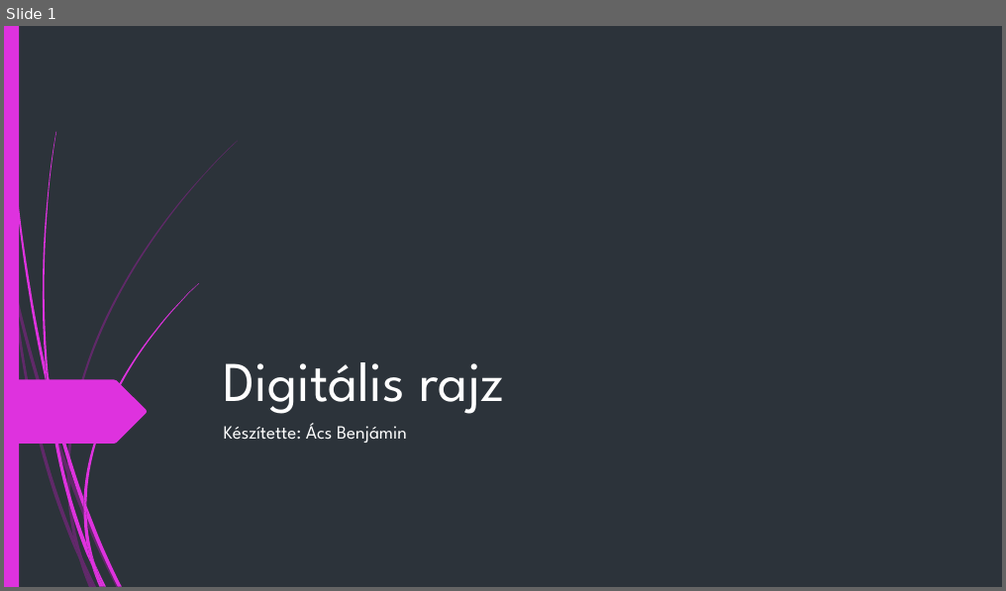
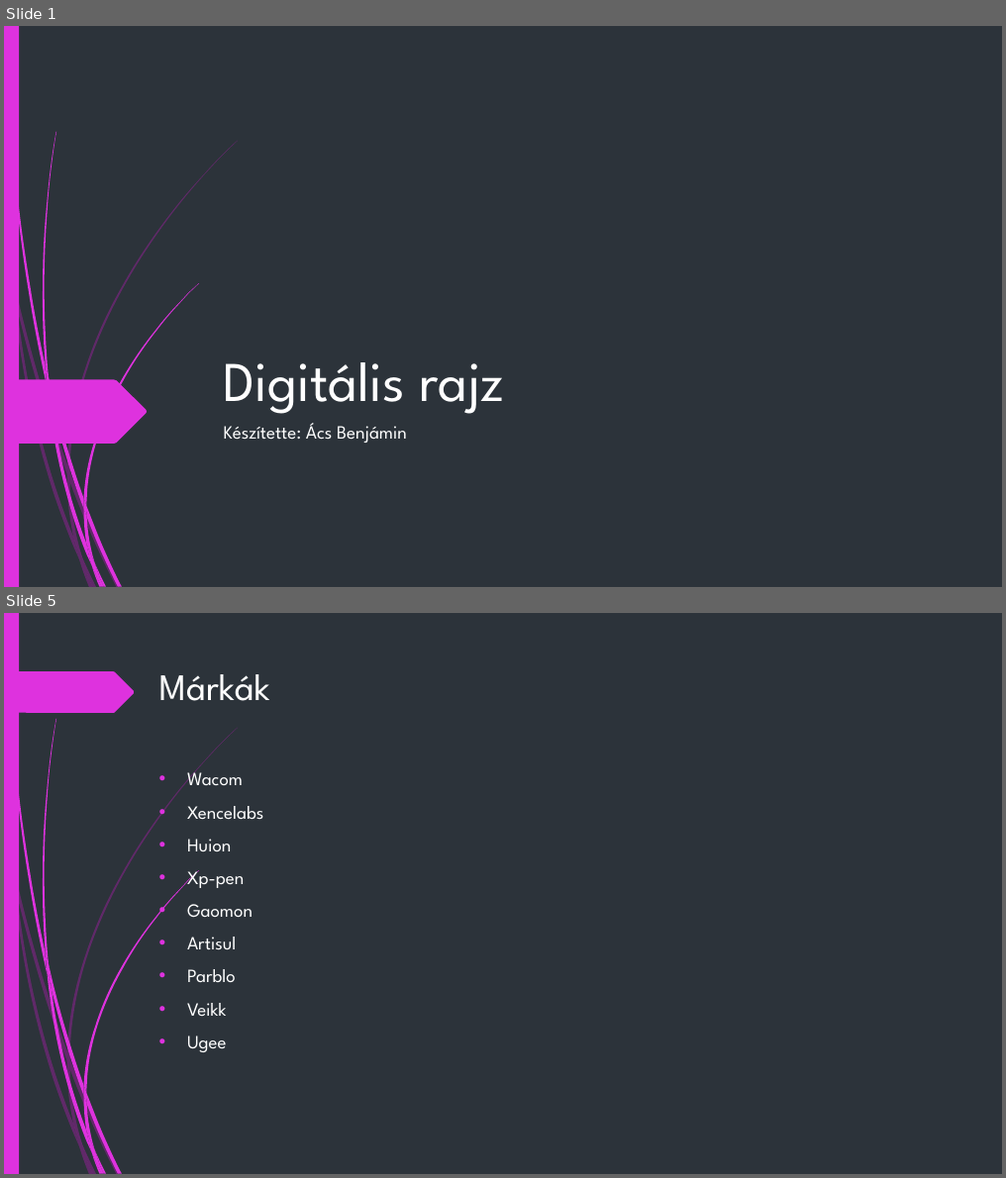
Before and after one commit to AcsBeni/AcsBenjamindigitalisrajz, a slide deck: ÁcsBenjámin.pptx. Shown one above the other, each under a label of ours: slide 1 before the commit, slides 1 and 5 after it; the slides between them are not shown. The pictures are 1006x591 and 1006x1178 pixels, drawn with LibreOffice and Linux fonts; fonts in the diff are those of the drawing. Boxes give left, top, right and bottom in pixels: in the first picture for what was removed or moved away, otherwise in the second. Text is boxed around its words. In the diff, an @@ line names an element or a change of style, - is before the commit and + after.

```diff
--- a/ÁcsBenjámin.pptx
+++ b/ÁcsBenjámin.pptx
@@ slide 5 added at (x1=4, y1=613, x2=1002, y2=1174), background #2C333A; not listed: 23 template elements that a slide beside it also shows @@
@@ freeform shape added at (x1=4, y1=671, x2=135, y2=713), fill #DE32DE @@
@@ title added at (x1=159, y1=674, x2=270, y2=701), 36 pt, text #FFFFFF @@
+Márkák
@@ text added at (x1=187, y1=767, x2=263, y2=1053), 18 pt, text #FFFFFF @@
+• Wacom
+• Xencelabs
+• Huion
+• Xp-pen
+• Gaomon
+• Artisul
+• Parblo
+• Veikk
+• Ugee
```
Also in this commit, not shown: 2 slides changed, 2 other slides added.
